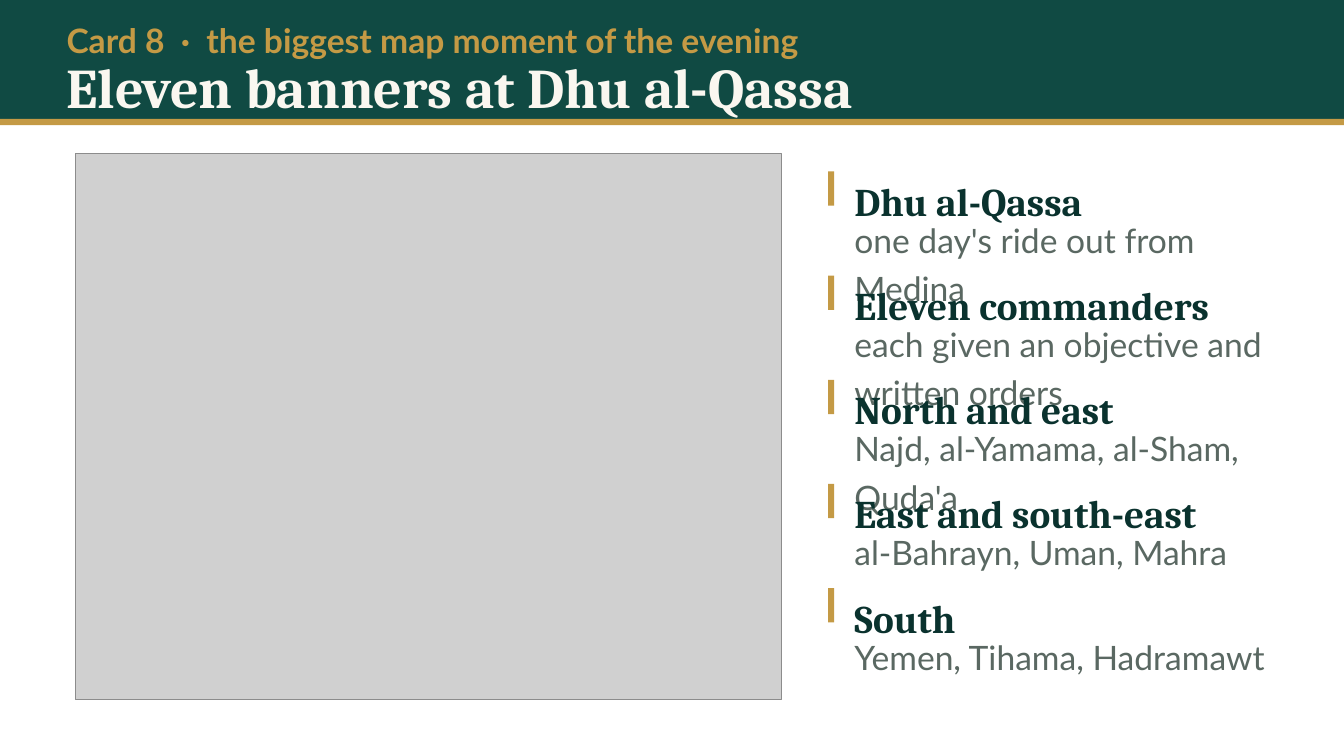
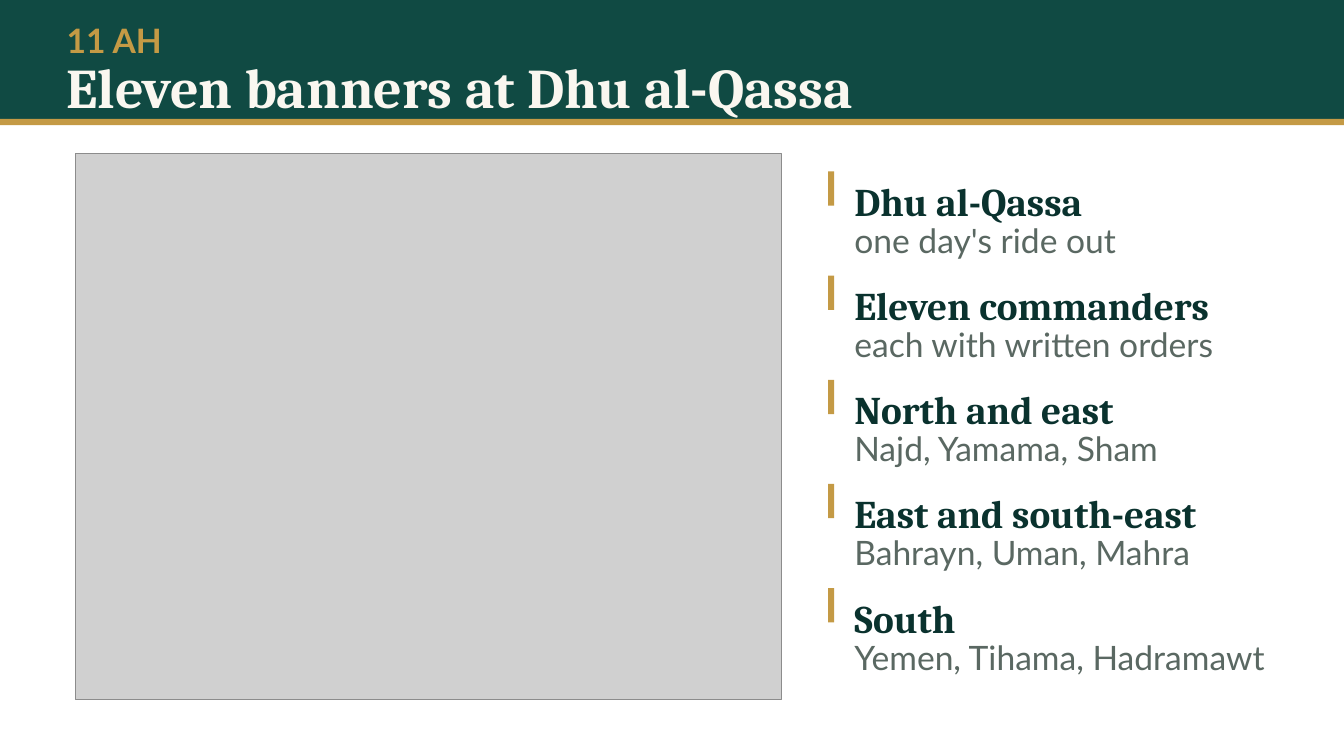
Before and after one commit to daniyalyasin93/2026SeptemberIslamicHistoryClass, a slide deck: slide 18 of L02_baarah_saal/L02.pptx (slide 16 before the commit). Drawn at 1344x756 pixels with LibreOffice and Linux fonts; fonts in the diff are those of the drawing; grey boxes stand for pictures. Boxes give left, top, right and bottom in pixels: in the first picture for what was removed or moved away, otherwise in the second. Text is boxed around its words. In the diff, an @@ line names an element or a change of style, - is before the commit and + after.

```diff
--- a/L02_baarah_saal/L02.pptx
+++ b/L02_baarah_saal/L02.pptx
@@ text at (67,28,162,53): text changed @@
-Card 8 · the biggest map moment of the evening
+11 AH
@@ text at (854,228,1116,259): text changed @@
-one day's ride out from Medina
+one day's ride out
@@ text at (854,332,1213,358): text changed @@
-each given an objective and written orders
+each with written orders
@@ text at (854,436,1158,467): text changed @@
-Najd, al-Yamama, al-Sham, Quda'a
+Najd, Yamama, Sham
@@ text at (854,540,1190,571): text changed @@
-al-Bahrayn, Uman, Mahra
+Bahrayn, Uman, Mahra
```
Also in this commit, not shown: 44 other slides changed, 37 slides added, 17 other files.
